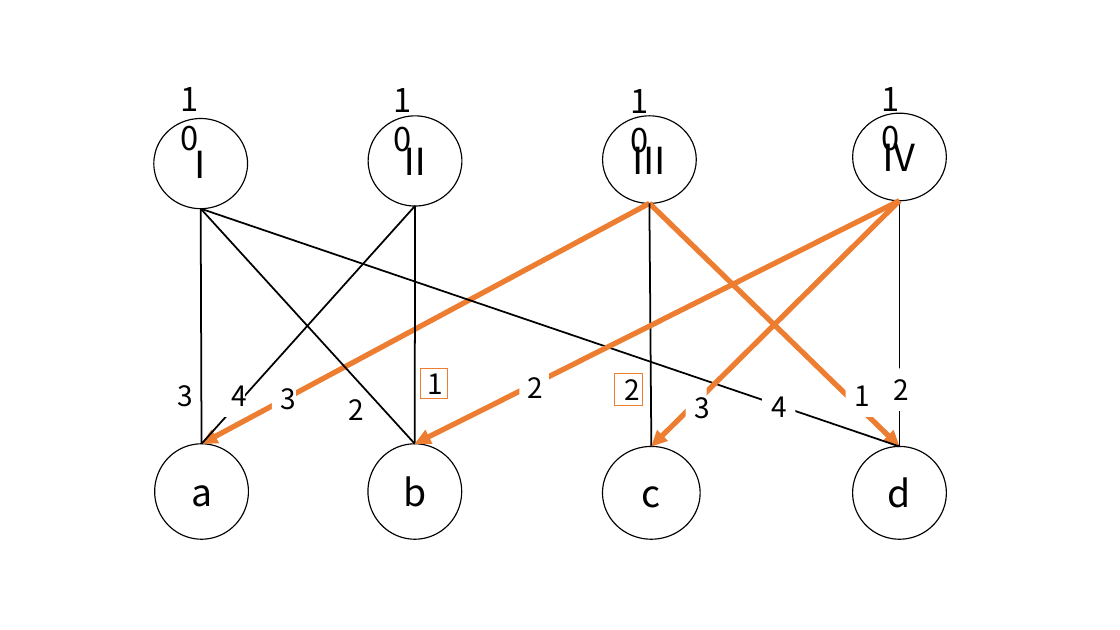
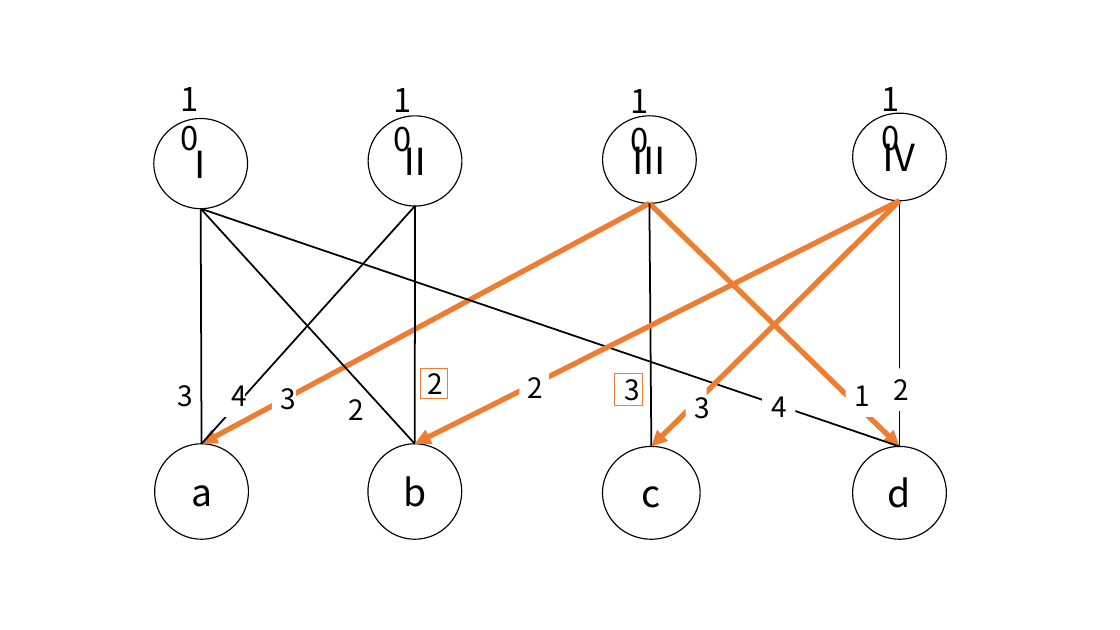
Before and after one commit to Dis-count/Inverse_optimization, a slide deck: slide 6 of Inv_Summary/Graph.pptx. Drawn at 1120x630 pixels with LibreOffice and Linux fonts; fonts in the diff are those of the drawing. Boxes give left, top, right and bottom in pixels: in the first picture for what was removed or moved away, otherwise in the second. Text is boxed around its words. In the diff, an @@ line names an element or a change of style, - is before the commit and + after.

```diff
--- a/Inv_Summary/Graph.pptx
+++ b/Inv_Summary/Graph.pptx
@@ text at [427, 368, 443, 399]: text changed @@
-1
+2
@@ text at [624, 373, 640, 406]: text changed @@
-2
+3
```
Also in this commit, not shown: 7 other files.
